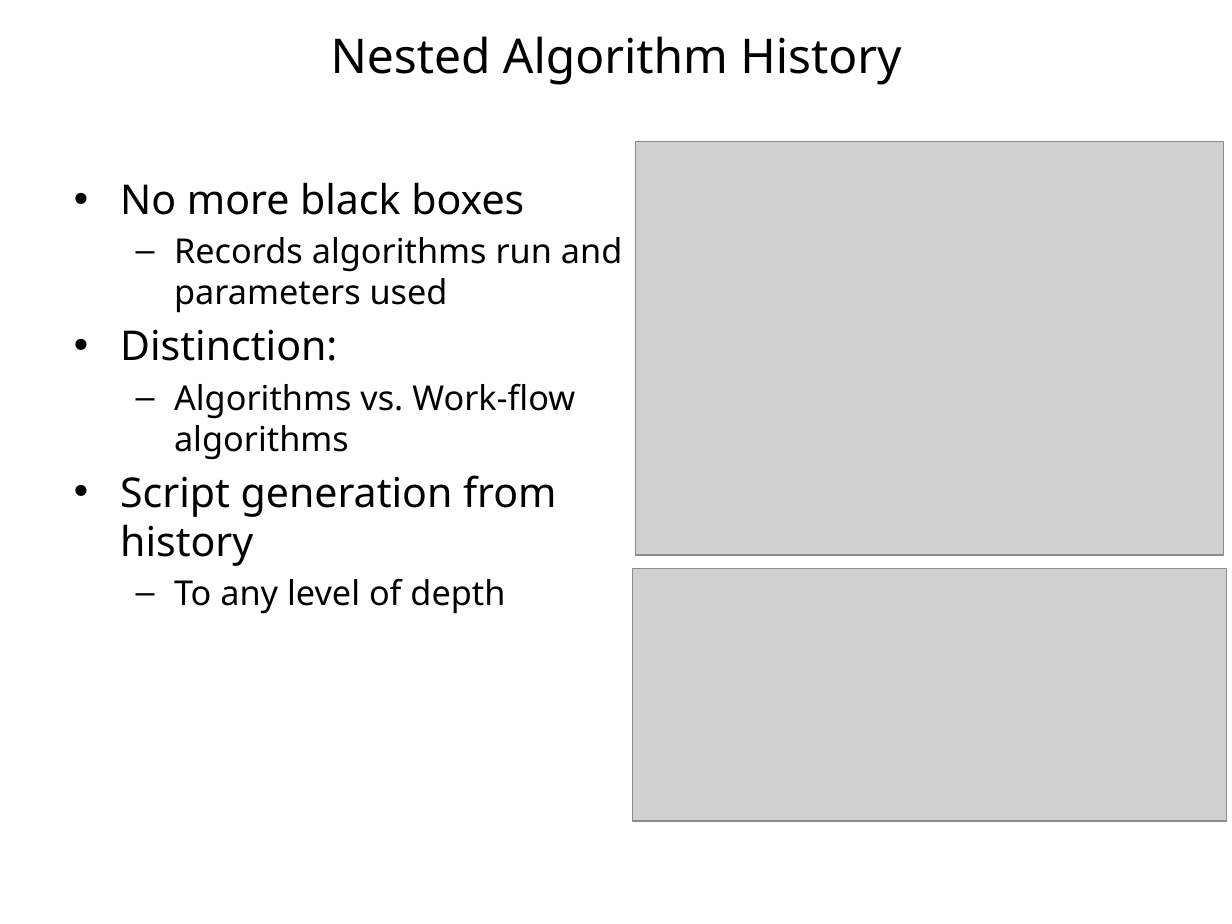
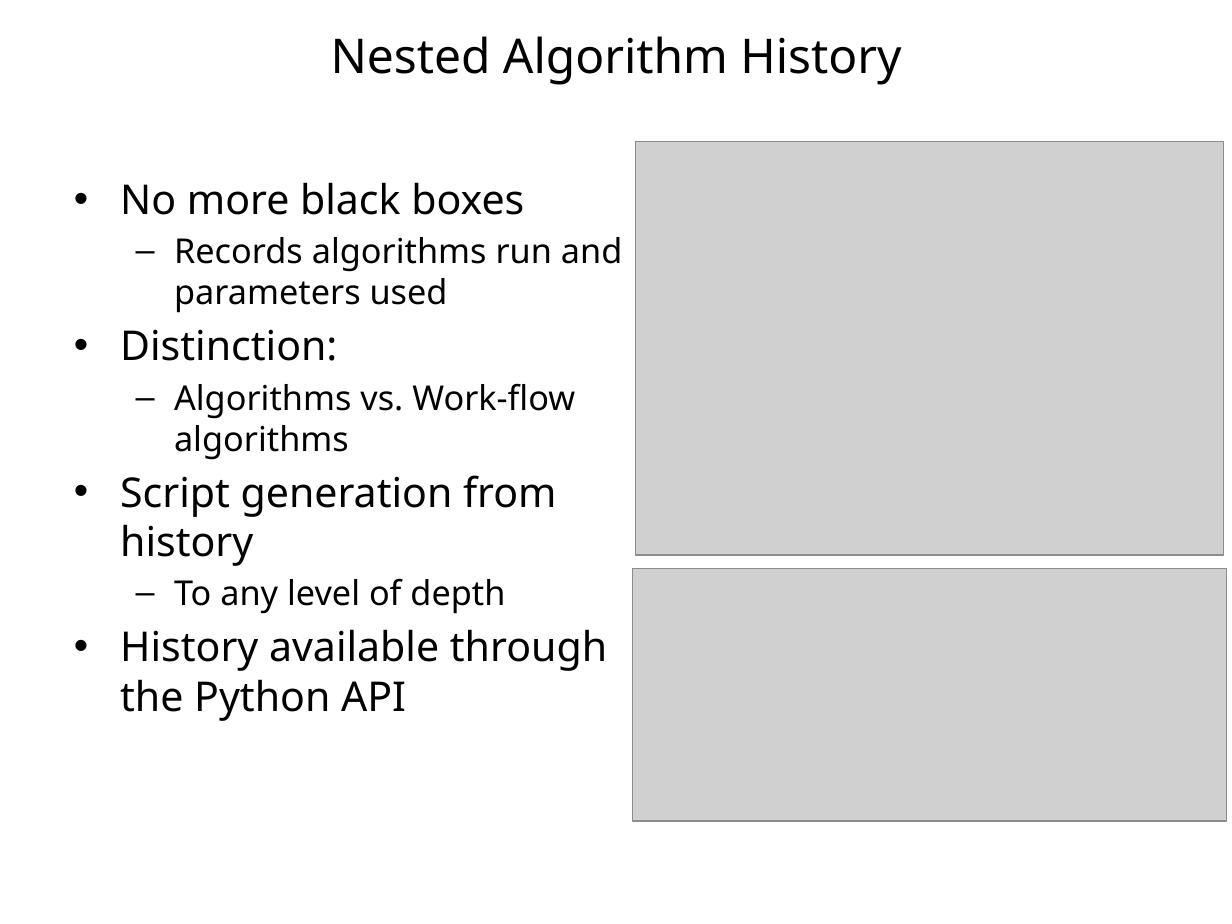
Before and after one commit to samueljackson92/documents, a slide deck: slide 2 of RAL/Release 3.2 Presentation.pptx. Drawn at 1232x924 pixels with LibreOffice and Linux fonts; fonts in the diff are those of the drawing; grey boxes stand for pictures; background and template pictures are left out. Boxes give left, top, right and bottom in pixels: in the first picture for what was removed or moved away, otherwise in the second. Text is boxed around its words. In the diff, an @@ line names an element or a change of style, - is before the commit and + after.

Commit message:
Update release presentation for Mantid 3.2.

```diff
--- a/RAL/Release 3.2 Presentation.pptx
+++ b/RAL/Release 3.2 Presentation.pptx
@@ text at [120,629,607,721]: paragraph added @@
+• History available through the Python API
```
